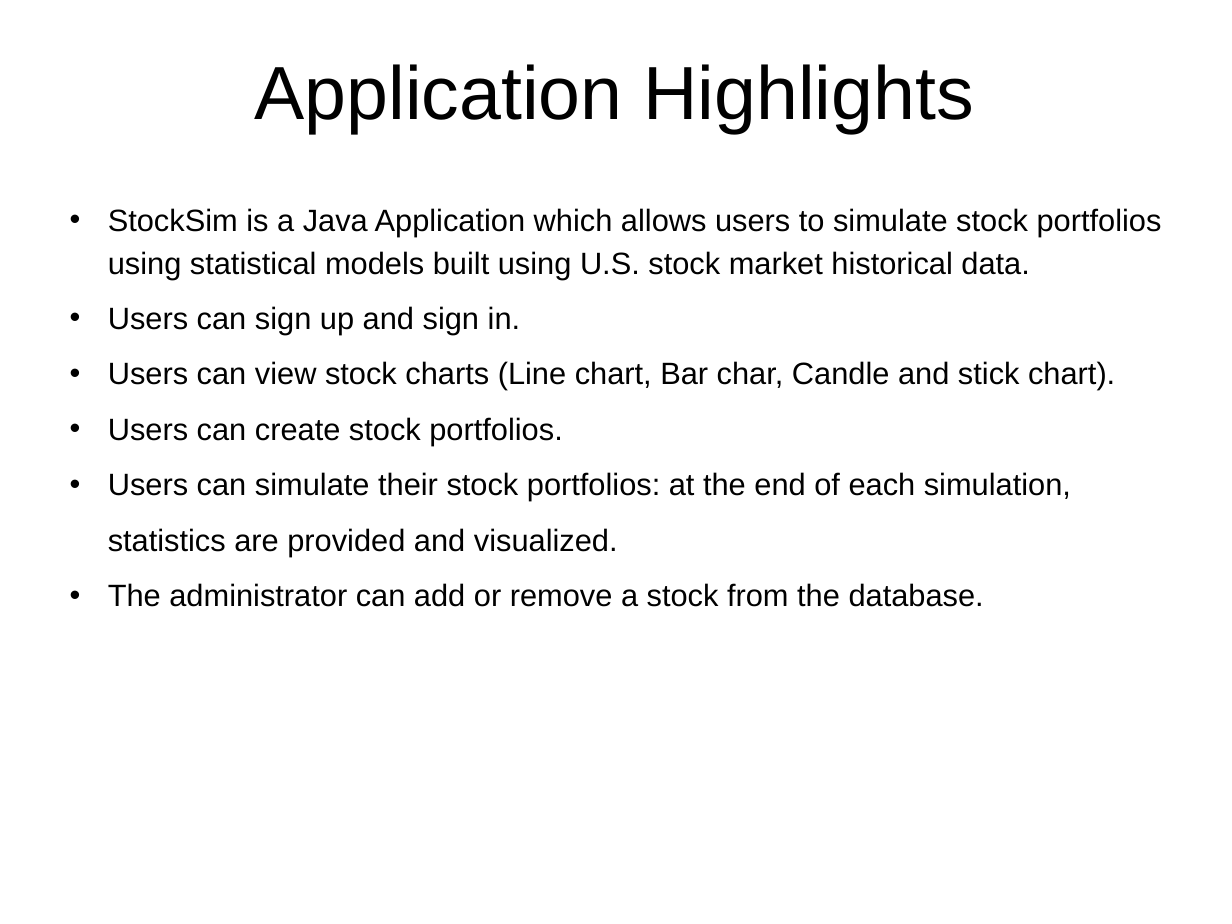
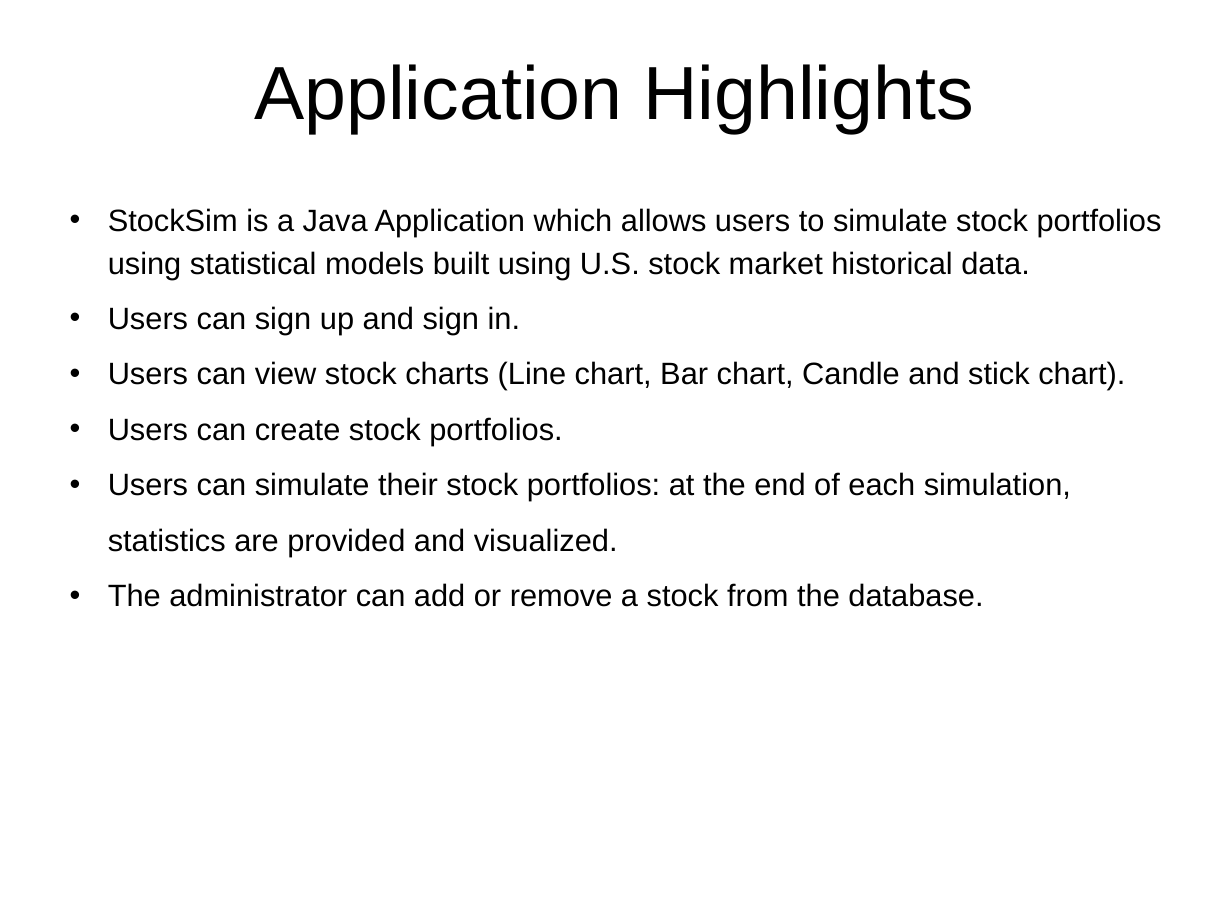
Before and after one commit to rambodrahmani/stocksim, a slide deck: slide 2 of documentation/stocksim_preliminary_presentation.pptx. Drawn at 1232x924 pixels with LibreOffice and Linux fonts; fonts in the diff are those of the drawing; background and template pictures are left out. Boxes give left, top, right and bottom in pixels: in the first picture for what was removed or moved away, otherwise in the second. Text is boxed around its words. In the diff, an @@ line names an element or a change of style, - is before the commit and + after.

```diff
--- a/documentation/stocksim_preliminary_presentation.pptx
+++ b/documentation/stocksim_preliminary_presentation.pptx
@@ text at (x1=108, y1=361, x2=1125, y2=390): text changed @@
-• Users can view stock charts (Line chart, Bar char, Candle and stick chart).
+• Users can view stock charts (Line chart, Bar chart, Candle and stick chart).
```
Also in this commit, not shown: 4 other slides changed, 1 other file.
